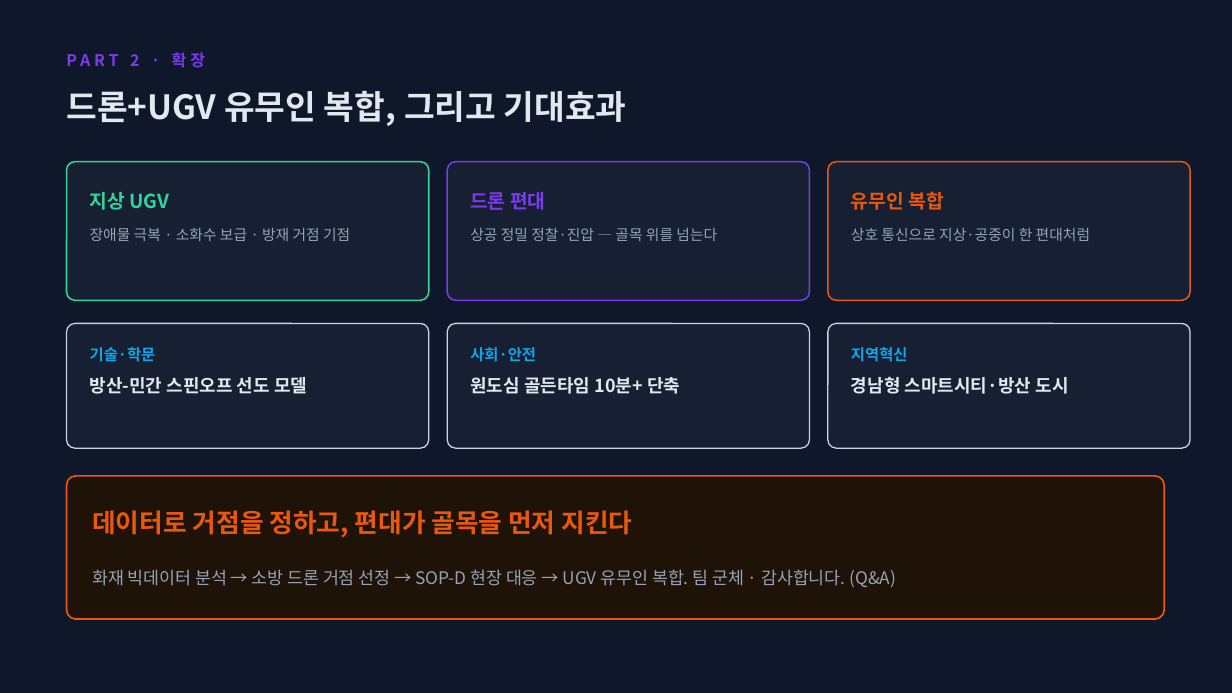
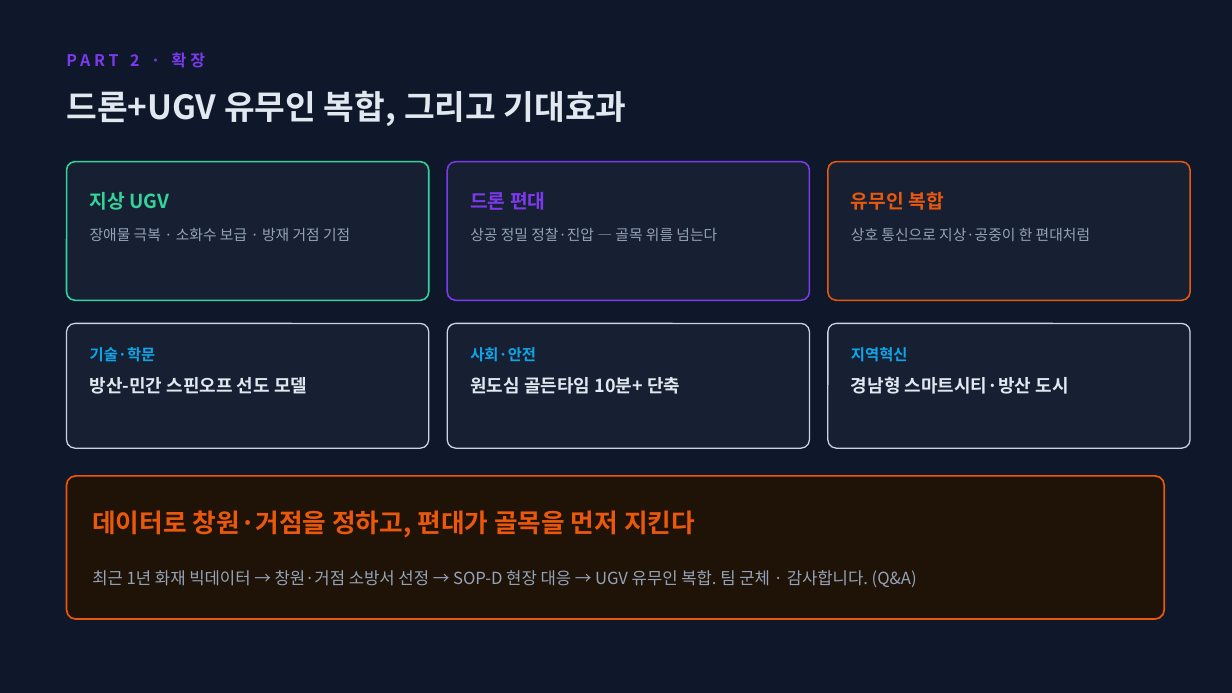
Before and after one commit to bdsm135790-png/noh, a slide deck: slide 14 of presentation/화재빅데이터_드론배치_분석리포트.pptx. Drawn at 1232x693 pixels with LibreOffice and Linux fonts; fonts in the diff are those of the drawing. Boxes give left, top, right and bottom in pixels: in the first picture for what was removed or moved away, otherwise in the second. Text is boxed around its words. In the diff, an @@ line names an element or a change of style, - is before the commit and + after.

```diff
--- a/presentation/화재빅데이터_드론배치_분석리포트.pptx
+++ b/presentation/화재빅데이터_드론배치_분석리포트.pptx
@@ text at box(92, 510, 695, 538): text changed @@
-데이터로 거점을 정하고, 편대가 골목을 먼저 지킨다
+데이터로 창원·거점을 정하고, 편대가 골목을 먼저 지킨다
@@ text at box(92, 570, 917, 587): text changed; size 13.5 to 13 pt @@
-화재 빅데이터 분석 → 소방 드론 거점 선정 → SOP-D 현장 대응 → UGV 유무인 복합. 팀 군체 · 감사합니다. (Q&A)
+최근 1년 화재 빅데이터 → 창원·거점 소방서 선정 → SOP-D 현장 대응 → UGV 유무인 복합. 팀 군체 · 감사합니다. (Q&A)
```
Also in this commit, not shown: 8 other slides changed, 2 other files.
